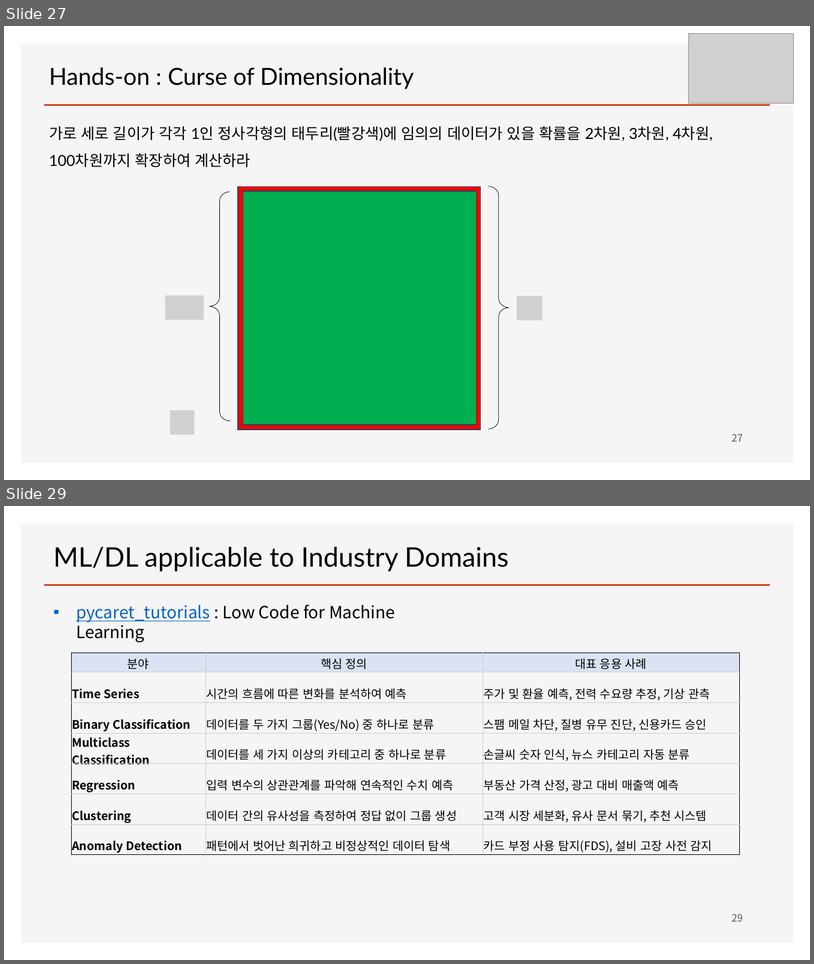
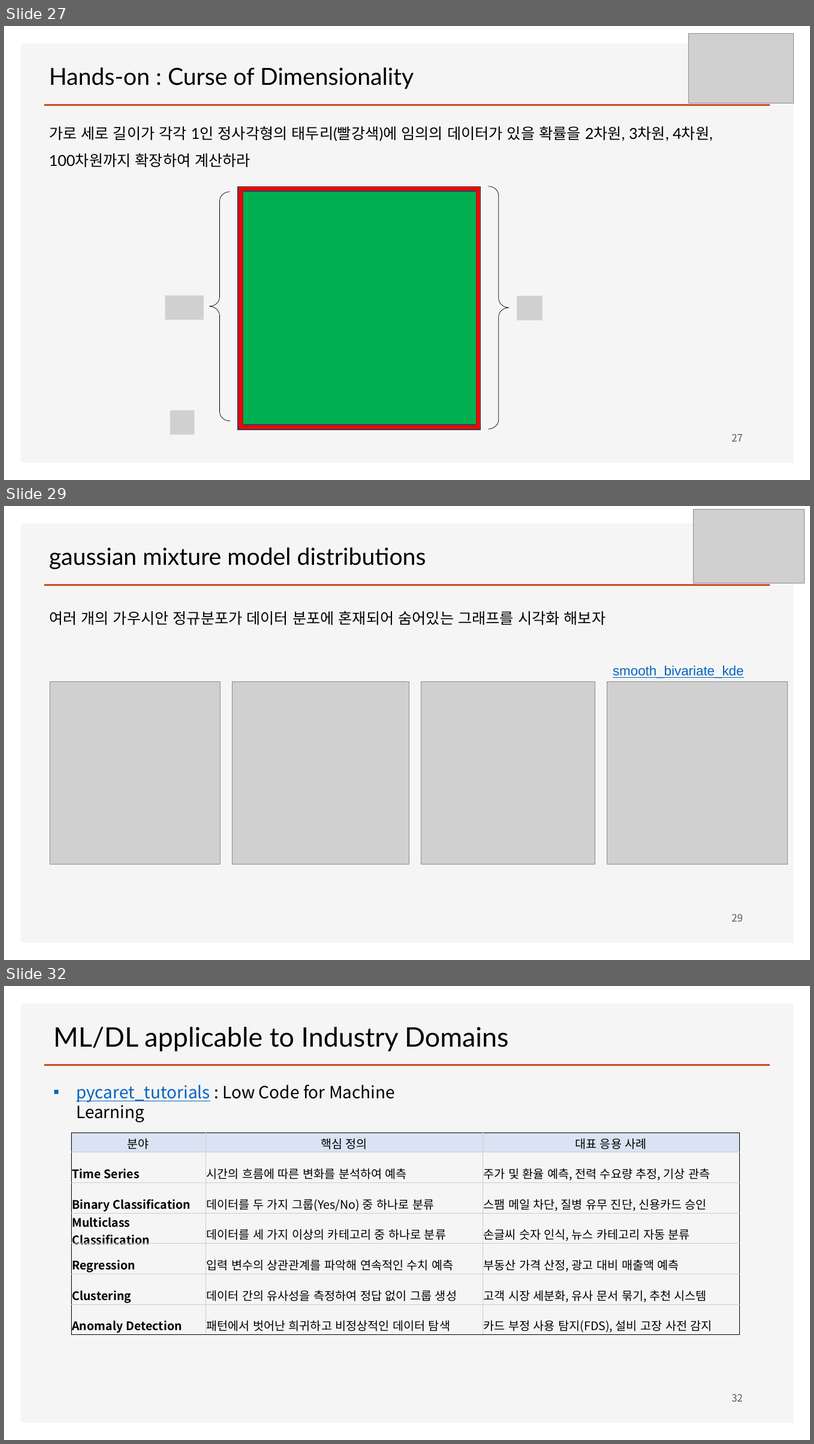
Before and after one commit to ancestor9/mathematics-for-machine-learning, a slide deck: Linear_Algebra/w6_Deep Learning.pptx. Shown one above the other, each under a label of ours: slides 27 and 29 before the commit, slides 27, 29 and 32 after it; the slides between them are not shown. The pictures are 814x964 and 814x1444 pixels, drawn with LibreOffice and Linux fonts; fonts in the diff are those of the drawing; grey boxes stand for pictures; background and template pictures are left out. Boxes give left, top, right and bottom in pixels: in the first picture for what was removed or moved away, otherwise in the second. Text is boxed around its words. In the diff, an @@ line names an element or a change of style, - is before the commit and + after.

```diff
--- a/Linear_Algebra/w6_Deep Learning.pptx
+++ b/Linear_Algebra/w6_Deep Learning.pptx
@@ slide 29 added at (4, 506, 810, 960), background #FFFFFF; not listed: 2 template elements that a slide beside it also shows @@
@@ picture added at (694, 510, 805, 583) @@
@@ text added at (49, 547, 426, 569), 28 pt, text #000000 @@
+gaussian mixture model distributions
@@ text added at (49, 611, 606, 625), 18 pt, text #000000 @@
+여러 개의 가우시안 정규분포가 데이터 분포에 혼재되어 숨어있는 그래프를 시각화 해보자
@@ text added at (613, 665, 744, 678), 16 pt, text #0563C1, underline @@
+smooth_bivariate_kde
@@ picture added at (50, 681, 221, 864) @@
@@ picture added at (233, 681, 410, 864) @@
@@ picture added at (422, 681, 595, 864) @@
@@ picture added at (607, 681, 788, 864) @@
@@ page number added at (732, 913, 743, 921), 12 pt, text #595959 @@
+29
@@ what was slide 29 is now slide 32 @@
@@ page number at (732, 1393, 743, 1401): text changed @@
-29
+32
```
Also in this commit, not shown: 1 slide changed, 2 other slides added.
